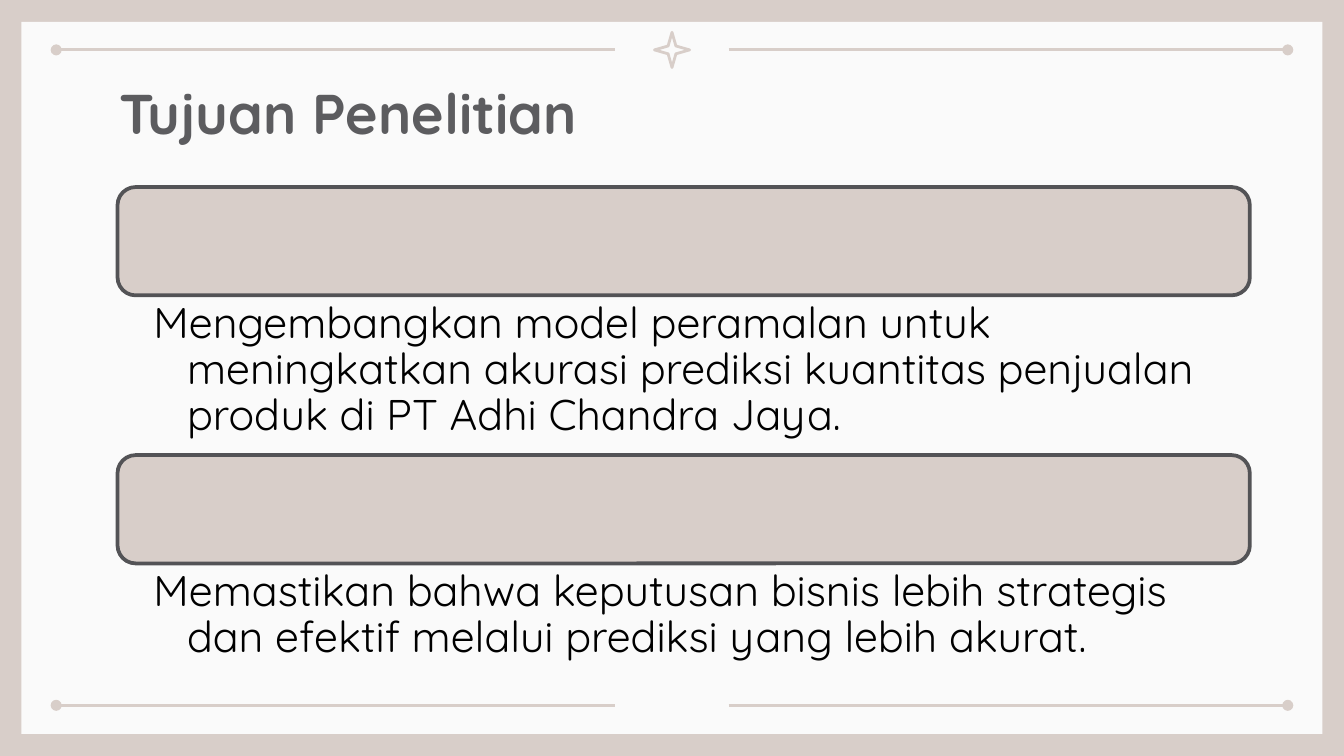
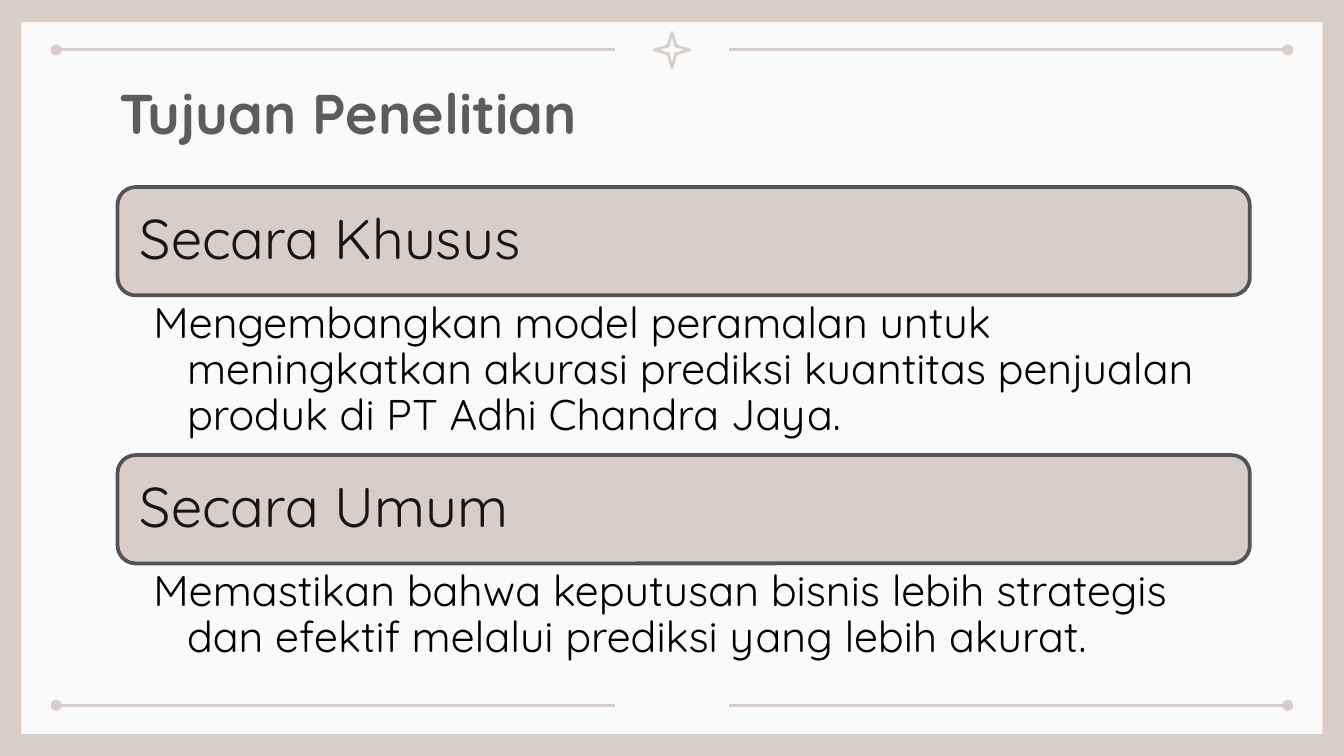
Before and after one commit to christiankencana/thesis, a slide deck: slide 6 of document/2211601741_ChristianKencana_Thesis.pptx. Drawn at 1344x756 pixels with LibreOffice and Linux fonts; fonts in the diff are those of the drawing. Boxes give left, top, right and bottom in pixels: in the first picture for what was removed or moved away, otherwise in the second. Text is boxed around its words. In the diff, an @@ line names an element or a change of style, - is before the commit and + after.

```diff
--- a/document/2211601741_ChristianKencana_Thesis.pptx
+++ b/document/2211601741_ChristianKencana_Thesis.pptx
@@ rounded rectangle at [117, 187, 1250, 296]: outline #535356 2 pt to #535355 2 pt; proportions changed @@
@@ text added at [140, 217, 521, 260], 30 pt, text #181411 @@
+Secara Khusus
@@ rounded rectangle at [117, 456, 1250, 564]: outline #535356 2 pt to #535355 2 pt; proportions changed @@
@@ text added at [140, 487, 509, 528], 30 pt, text #181411 @@
+Secara Umum
```
Also in this commit, not shown: 13 other slides changed, 5 other files.
